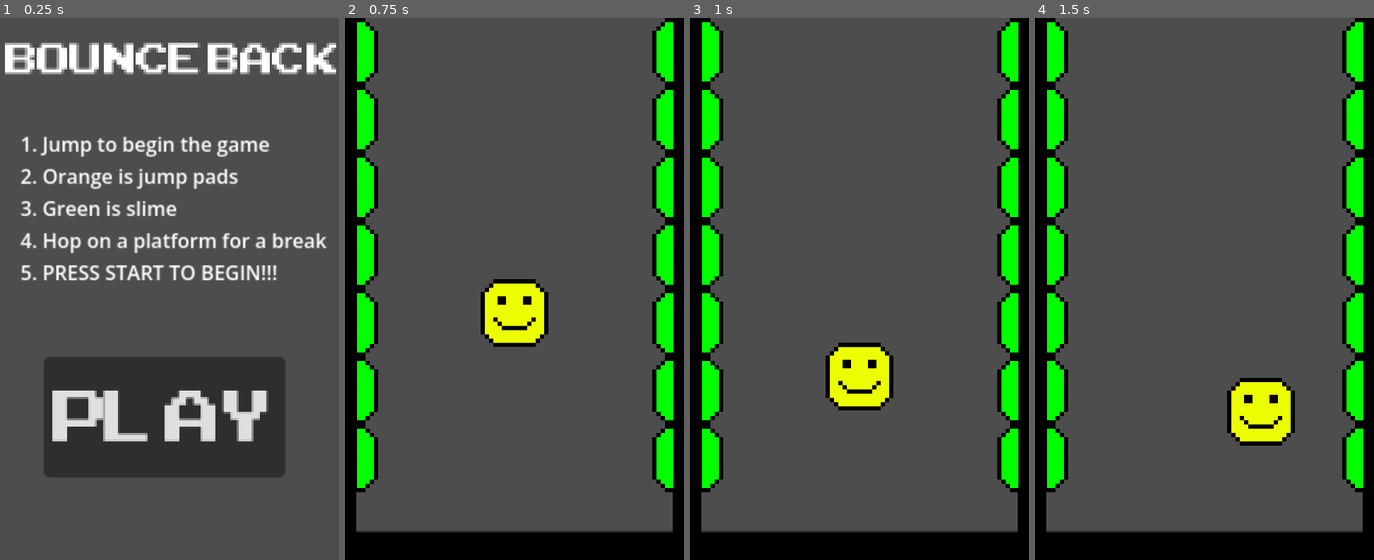
Above: before the commit, frames 1-4 (left to right).
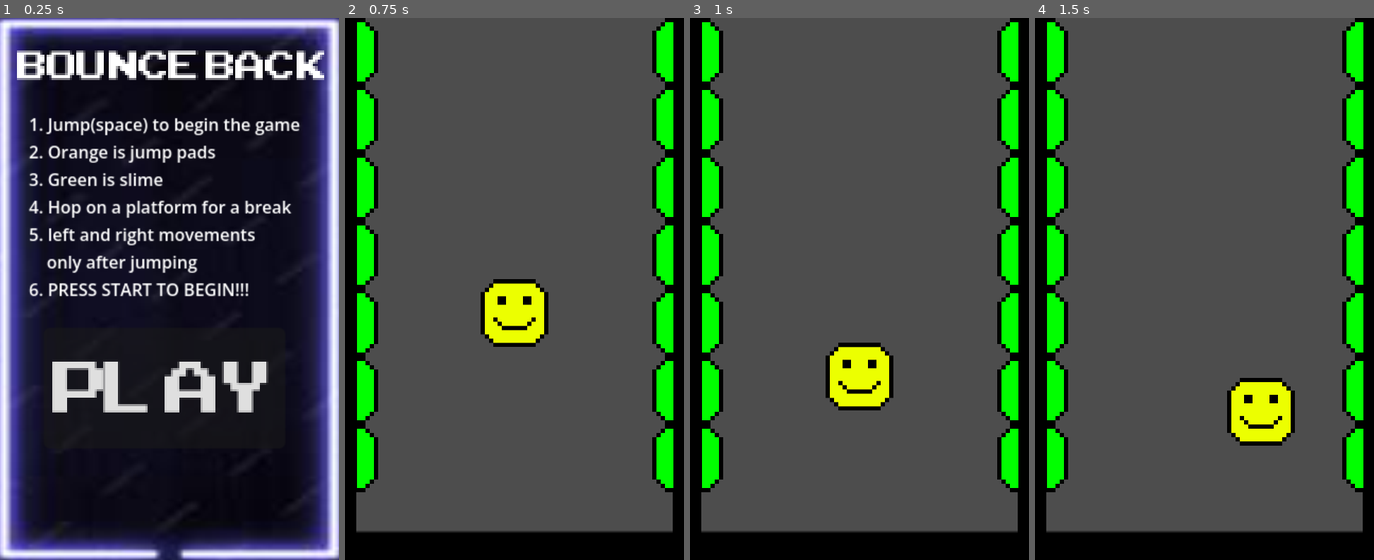
Above: after the commit, the same moments.

Repository: krazybaboon17/BounceBack
Game: Godot game, scene res://assets/scenes/main_menu.tscn
The game is run twice, just before and just after one commit, with the same random seed, the same clock (stepped at 60 frames per second) and the same inputs.
Inputs:
- Up to frame 1 (0.25 s): no input
- Up to frame 2 (0.75 s): click "Play" at 0.5 s
- Up to frame 3 (1 s): no input
- Up to frame 4 (1.5 s): hold Right (right) from 1.28 s (still down); hold Space (space) from 1.28 s (still down)

The runs differ from the first frame. In frame 1, 97% of the frame differs, in the area x 0-100%, y 0-100%; in frame 2, nothing differs; in frame 3, nothing differs; in frame 4, nothing differs.

Commit message:
Background added

Diff:
--- a/assets/scenes/main_menu.tscn
+++ b/assets/scenes/main_menu.tscn
@@ -1,7 +1,8 @@
 [gd_scene format=3 uid="uid://jw0ch0qig83x"]
 
-[ext_resource type="Script" uid="uid://cnocoxmpgjg5v" path="res://assets/scripts/main_menu.gd" id="1_7cc4y"]
-[ext_resource type="FontFile" uid="uid://ouhxcdkqwe2s" path="res://assets/fonts/ARCADECLASSIC.TTF" id="2_ad7uy"]
+[ext_resource type="Script" uid="uid://cnocoxmpgjg5v" path="res://assets/scripts/main_menu.gd" id="1_obrqb"]
+[ext_resource type="Texture2D" uid="uid://doy0vtmnfd63w" path="res://assets/images/backgrond.jpg" id="2_57ux2"]
+[ext_resource type="FontFile" uid="uid://ouhxcdkqwe2s" path="res://assets/fonts/ARCADECLASSIC.TTF" id="3_f2xsc"]
 
 [node name="MainMenu" type="Control" unique_id=143497907]
 layout_mode = 3
@@ -10,49 +11,53 @@
 anchor_bottom = 1.0
 grow_horizontal = 2
 grow_vertical = 2
-script = ExtResource("1_7cc4y")
+script = ExtResource("1_obrqb")
 
 [node name="TextureRect" type="TextureRect" parent="." unique_id=2050412056]
 layout_mode = 0
-offset_right = 155.0
-offset_bottom = 233.0
-stretch_mode = 1
+offset_left = -81.0
+offset_top = -58.0
+offset_right = 560.0
+offset_bottom = 826.0
+texture = ExtResource("2_57ux2")
 
 [node name="Button" type="Button" parent="." unique_id=396571555]
 texture_filter = 1
 layout_mode = 0
-offset_left = 62.0
-offset_top = 480.0
+offset_left = 62.000004
+offset_top = 439.0
 offset_right = 176.0
-offset_bottom = 537.0
+offset_bottom = 496.0
 scale = Vector2(3, 3)
-theme_override_fonts/font = ExtResource("2_ad7uy")
+theme_override_fonts/font = ExtResource("3_f2xsc")
 theme_override_font_sizes/font_size = 48
 text = "Play"
 
 [node name="Label" type="Label" parent="." unique_id=406320400]
 texture_filter = 1
 layout_mode = 0
-offset_left = 7.000004
-offset_top = 14.000002
-offset_right = 176.0
-offset_bottom = 45.0
-scale = Vector2(3.5, 3.5)
-theme_override_fonts/font = ExtResource("2_ad7uy")
+offset_left = 24.0
+offset_top = 26.0
+offset_right = 193.0
+offset_bottom = 57.0
+scale = Vector2(3.25, 3.25)
+theme_override_fonts/font = ExtResource("3_f2xsc")
 theme_override_font_sizes/font_size = 24
 text = "Bounce Back"
 
 [node name="Label2" type="Label" parent="." unique_id=728135281]
 layout_mode = 0
-offset_left = 29.0
-offset_top = 158.0
-offset_right = 307.0
-offset_bottom = 302.0
-scale = Vector2(1.75, 1.75)
-text = "1. Jump to begin the game
+offset_left = 41.0
+offset_top = 133.0
+offset_right = 317.0
+offset_bottom = 312.0
+scale = Vector2(1.5, 1.5)
+text = "1. Jump(space) to begin the game
 2. Orange is jump pads
 3. Green is slime
 4. Hop on a platform for a break
-5. PRESS START TO BEGIN!!!"
+5. left and right movements
+    only after jumping
+6. PRESS START TO BEGIN!!!"
 
 [connection signal="pressed" from="Button" to="." method="_on_play_button_pressed"]
Binary file added: assets/images/backgrond.jpg
Not shown, added: assets/images/backgrond.jpg.import
